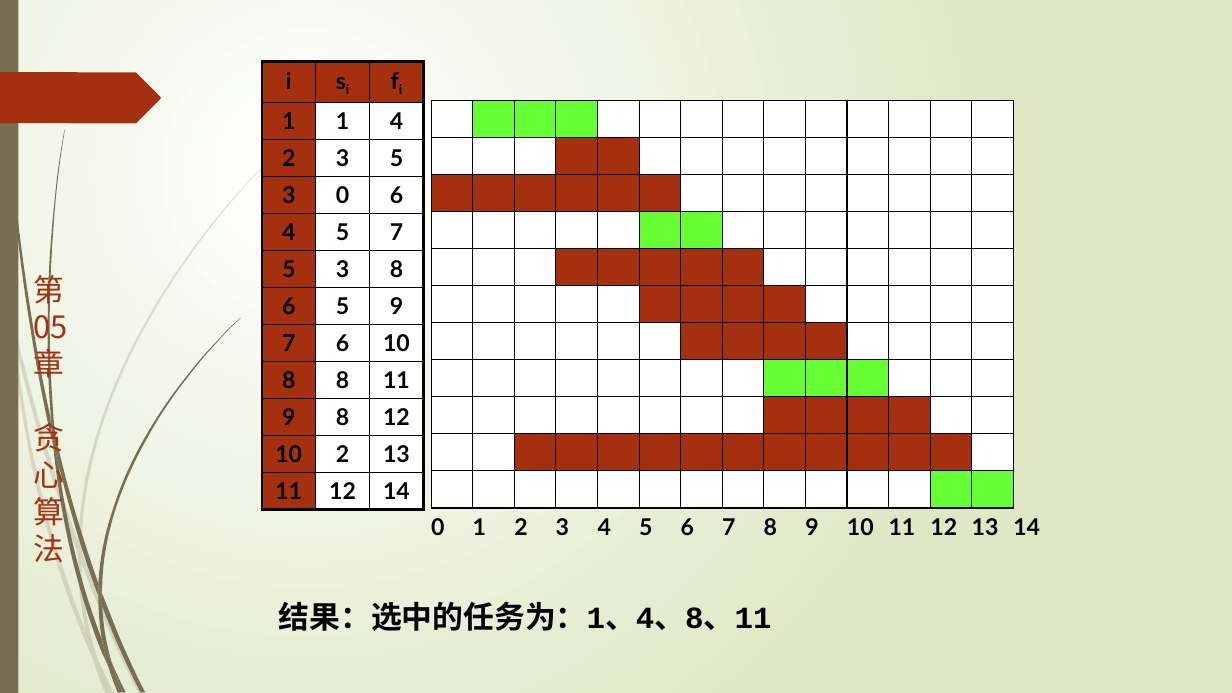
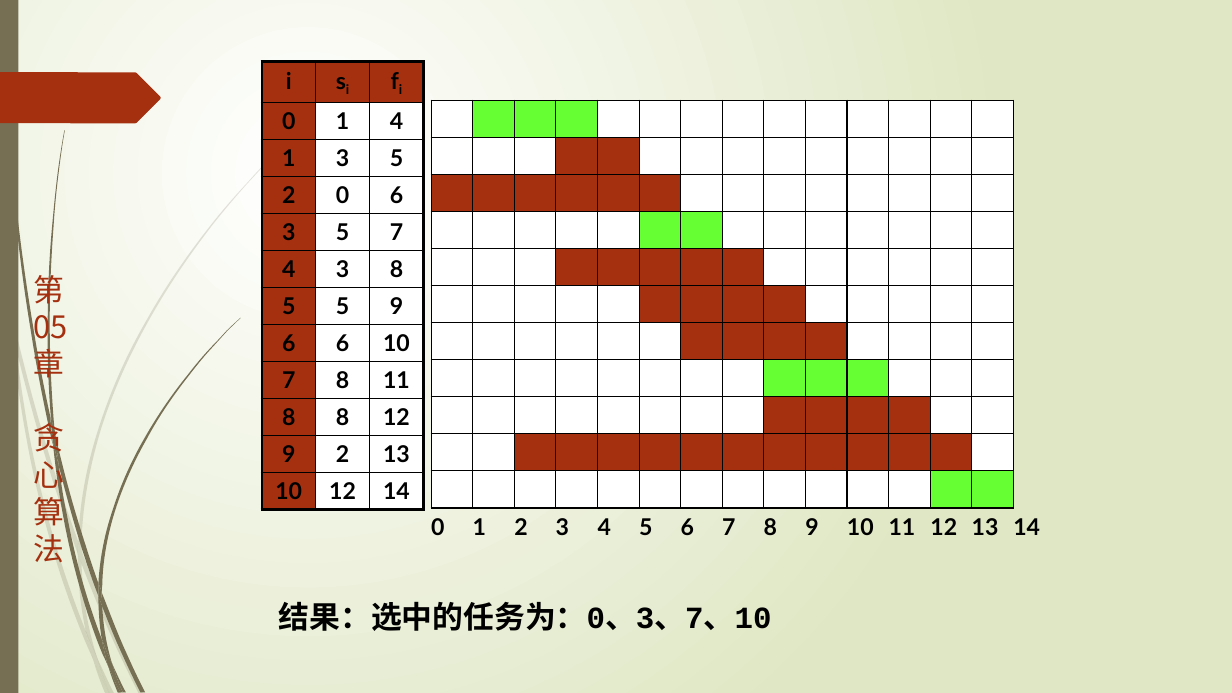
Before and after one commit to TeacherPeng/AlgorithmDesign, a slide deck: slide 8 of 教案/第05章.贪心算法.pptx (slide 6 before the commit). Drawn at 1232x693 pixels with LibreOffice and Linux fonts; fonts in the diff are those of the drawing. Boxes give left, top, right and bottom in pixels: in the first picture for what was removed or moved away, otherwise in the second. Text is boxed around its words. In the diff, an @@ line names an element or a change of style, - is before the commit and + after.

```diff
--- a/教案/第05章.贪心算法.pptx
+++ b/教案/第05章.贪心算法.pptx
@@ table at [262,62,422,506] @@
-row 2, column 1: 1
+row 2, column 1: 0
-row 3, column 1: 2
+row 3, column 1: 1
-row 4, column 1: 3
+row 4, column 1: 2
-row 5, column 1: 4
+row 5, column 1: 3
-row 6, column 1: 5
+row 6, column 1: 4
-row 7, column 1: 6
+row 7, column 1: 5
-row 8, column 1: 7
+row 8, column 1: 6
-row 9, column 1: 8
+row 9, column 1: 7
-row 10, column 1: 9
+row 10, column 1: 8
-row 11, column 1: 10
+row 11, column 1: 9
-row 12, column 1: 11
+row 12, column 1: 10
@@ text at [279,601,772,631]: text changed @@
-结果：选中的任务为：1、4、8、11
+结果：选中的任务为：0、3、7、10
```
Also in this commit, not shown: 7 other slides changed, 1 slide added, 8 other files.
